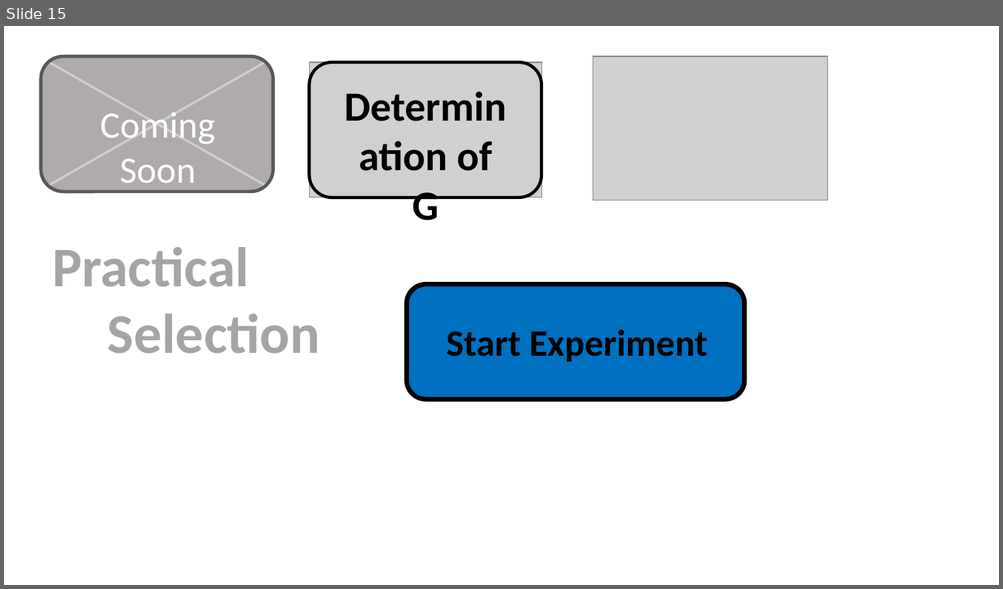
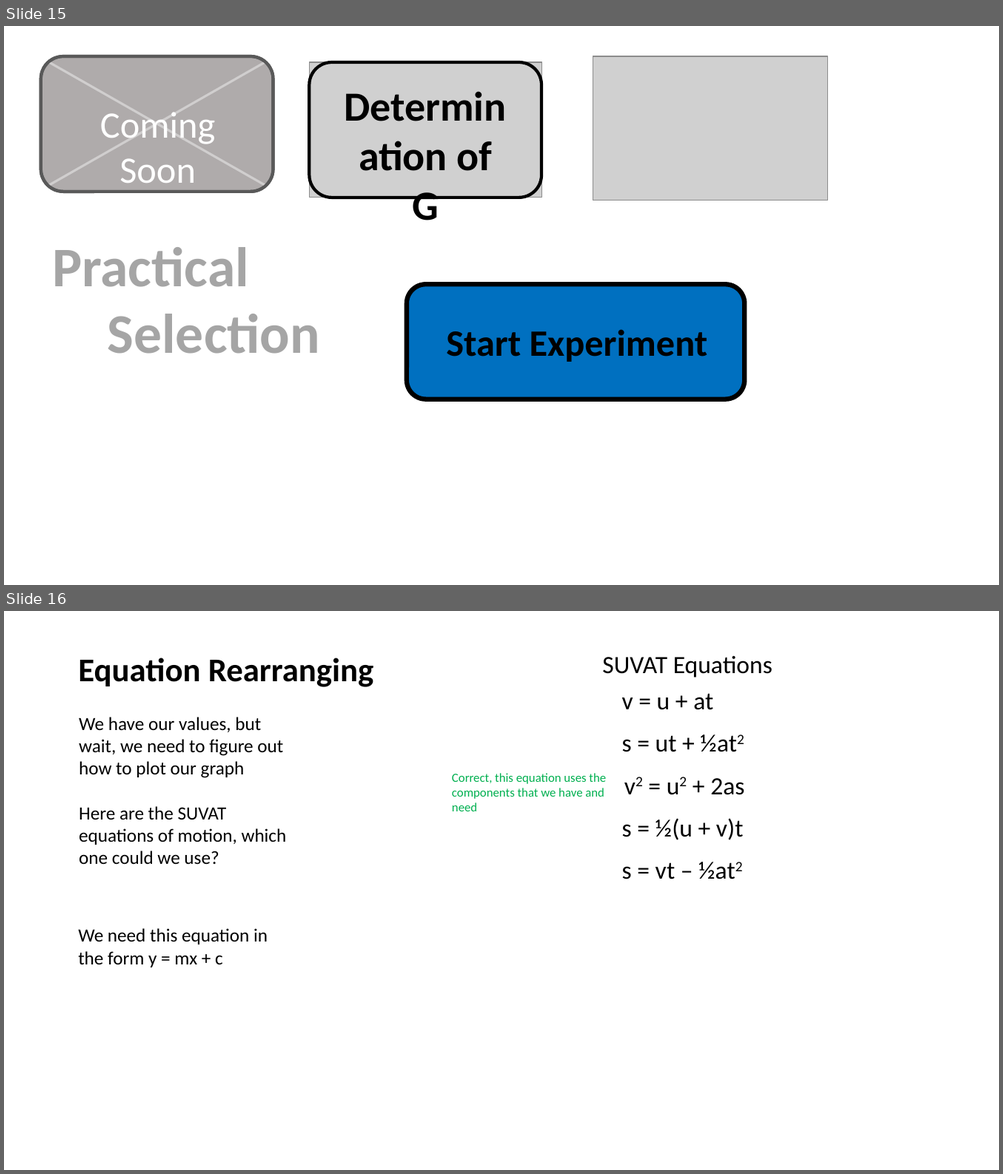
Before and after one commit to oliverreekie/Virtual_Science_Experiment, a slide deck: Determination of g diagram.pptx. Shown one above the other, each under a label of ours: slide 15 before the commit, slides 15 and 16 after it. The pictures are 1003x589 and 1003x1174 pixels, drawn with LibreOffice and Linux fonts; fonts in the diff are those of the drawing; grey boxes stand for pictures. Boxes give left, top, right and bottom in pixels: in the first picture for what was removed or moved away, otherwise in the second. Text is boxed around its words. In the diff, an @@ line names an element or a change of style, - is before the commit and + after.

```diff
--- a/Determination of g diagram.pptx
+++ b/Determination of g diagram.pptx
@@ slide 16 added at box(4, 611, 999, 1170), background #FFFFFF @@
@@ text added at box(78, 658, 374, 687), 32 pt, text #000000, bold @@
+Equation Rearranging
@@ text added at box(602, 655, 772, 678), 24 pt, text #000000 @@
+SUVAT Equations
@@ text added at box(622, 693, 713, 710), 24 pt, text #000000 @@
+v = u + at
@@ text added at box(79, 717, 287, 865), 18 pt, text #000000 @@
+We have our values, but wait, we need to figure out how to plot our graph
+Here are the SUVAT equations of motion, which one could we use?
@@ text added at box(622, 735, 737, 752), 24 pt, text #000000 @@
+s = ut + ½at2
@@ text added at box(452, 773, 606, 812), 12 pt, text #00B050 @@
+Correct, this equation uses the components that we have and need
@@ text added at box(710, 778, 744, 795), 24 pt, text #000000 @@
+v2 = u2 + 2as
@@ text added at box(622, 818, 743, 840), 24 pt, text #000000 @@
+s = ½(u + v)t
@@ text added at box(622, 862, 735, 880), 24 pt, text #000000 @@
+s = vt – ½at2
@@ text added at box(78, 928, 267, 968), 18 pt, text #000000 @@
+We need this equation in the form y = mx + c
```
Also in this commit, not shown: 2 other files.
